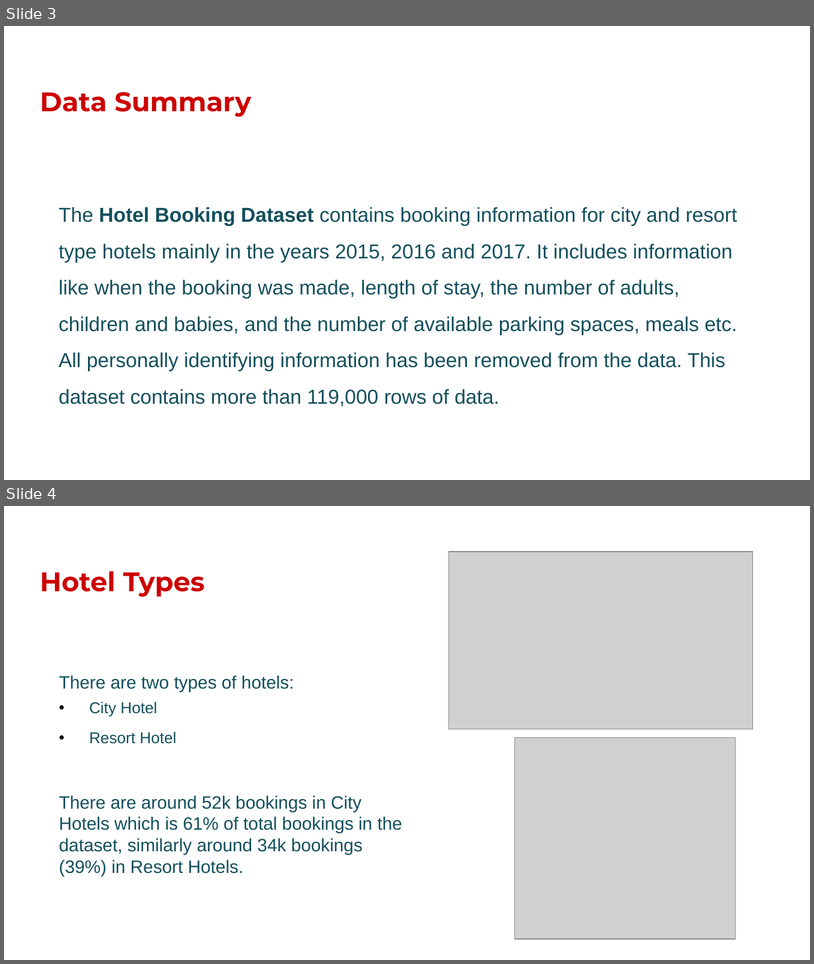
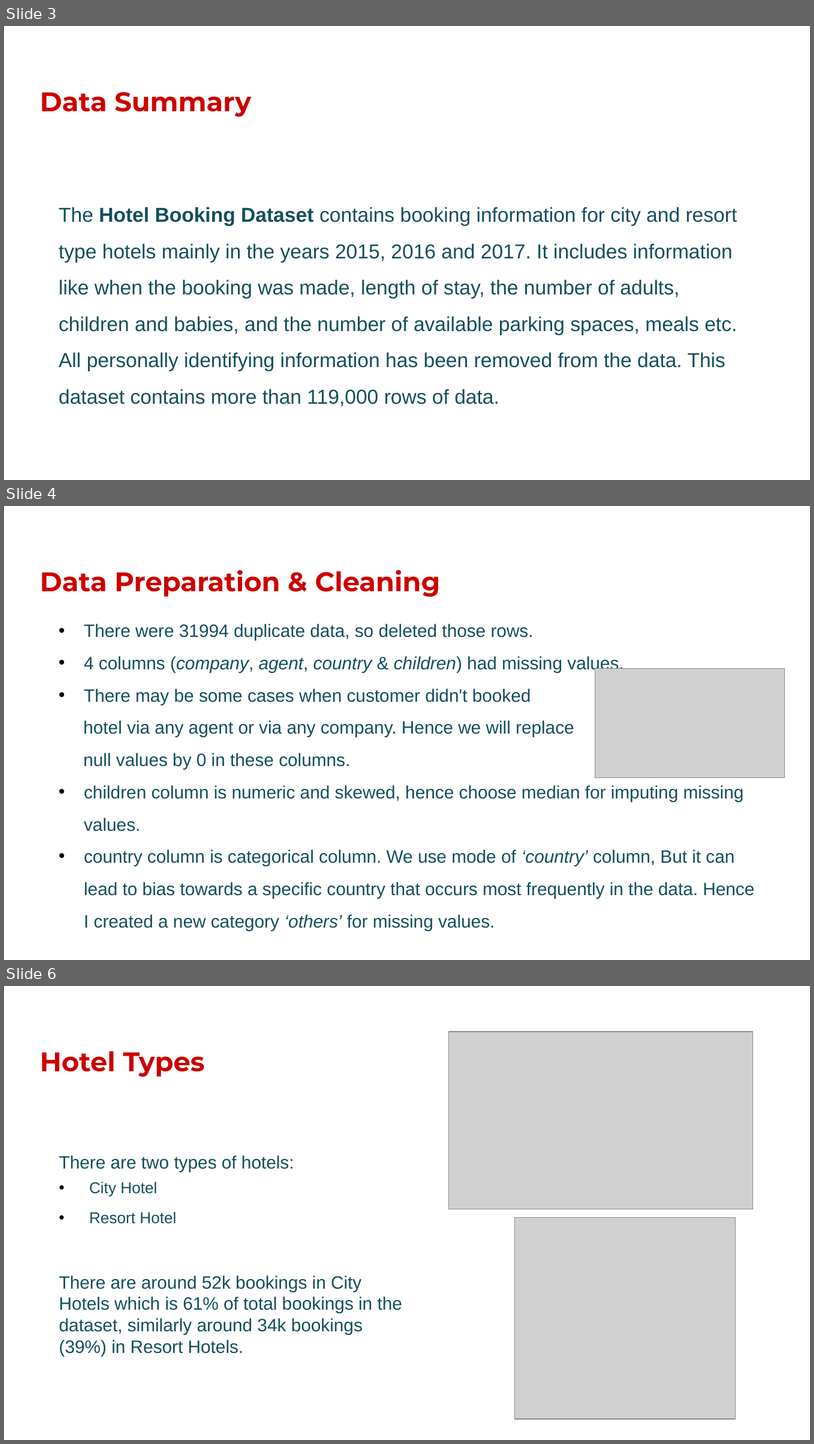
Before and after one commit to ayush9304/HotelBookingAnalysisEDA, a slide deck: Presentation - Hotel Booking Analysis - EDA Capstone Project.pptx. Shown one above the other, each under a label of ours: slides 3 and 4 before the commit, slides 3, 4 and 6 after it; the slides between them are not shown. The pictures are 814x964 and 814x1444 pixels, drawn with LibreOffice and Linux fonts; fonts in the diff are those of the drawing; grey boxes stand for pictures; background and template pictures are left out. Boxes give left, top, right and bottom in pixels: in the first picture for what was removed or moved away, otherwise in the second. Text is boxed around its words. In the diff, an @@ line names an element or a change of style, - is before the commit and + after.

```diff
--- a/Presentation - Hotel Booking Analysis - EDA Capstone Project.pptx
+++ b/Presentation - Hotel Booking Analysis - EDA Capstone Project.pptx
@@ slide 4 added at [4, 506, 810, 960], background #FFFFFF @@
@@ title added at [40, 570, 441, 597], 24 pt, text #CC0000, bold @@
+Data Preparation & Cleaning
@@ text added at [83, 624, 755, 930], 16 pt, text #134F5C @@
+• There were 31994 duplicate data, so deleted those rows.
+• 4 columns (company, agent, country & children) had missing values.
+• There may be some cases when customer didn't booked
+  hotel via any agent or via any company. Hence we will replace
+  null values by 0 in these columns.
+  • children column is numeric and skewed, hence choose median for imputing missing values.
+  • country column is categorical column. We use mode of ‘country’ column, But it can lead to bias towards a specific country that occurs most frequently in the data. Hence I created a new category ‘others’ for missing values.
@@ picture added at [595, 668, 785, 777] @@
@@ what was slide 4 is now slide 6 @@
```
Also in this commit, not shown: 2 slides changed, 2 other slides added.
